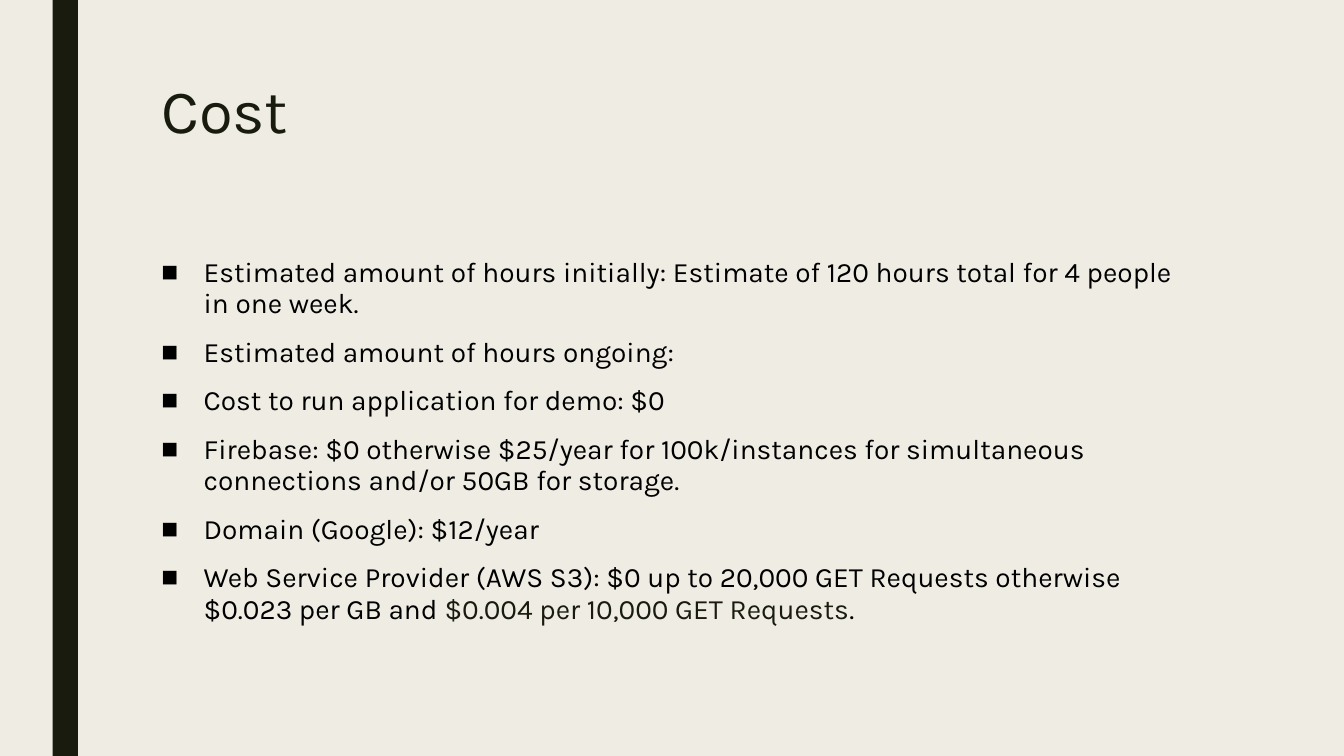
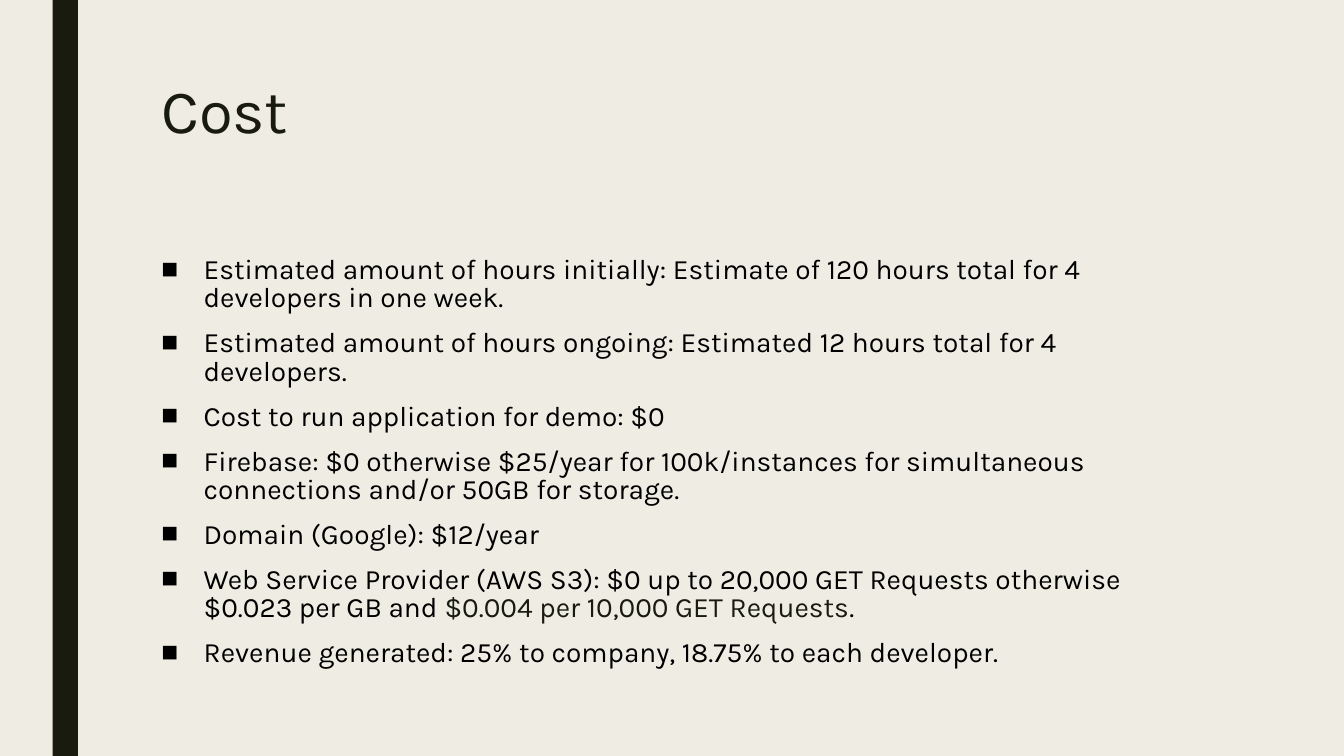
Before and after one commit to codeDeck-Learning-Tools/codeDeck, a slide deck: slide 10 of powerpoint/codeDeck.pptx. Drawn at 1344x756 pixels with LibreOffice and Linux fonts; fonts in the diff are those of the drawing. Boxes give left, top, right and bottom in pixels: in the first picture for what was removed or moved away, otherwise in the second. Text is boxed around its words. In the diff, an @@ line names an element or a change of style, - is before the commit and + after.

Commit message:
Resaved

```diff
--- a/powerpoint/codeDeck.pptx
+++ b/powerpoint/codeDeck.pptx
@@ text at bbox=[204, 259, 1080, 388]: text changed @@
-■ Estimated amount of hours initially: Estimate of 120 hours total for 4 people in one week.
-■ Estimated amount of hours ongoing:
+■ Estimated amount of hours initially: Estimate of 120 hours total for 4 developers in one week.
+■ Estimated amount of hours ongoing: Estimated 12 hours total for 4 developers.
@@ text at bbox=[204, 406, 1120, 624]: line spacing 0.94 to 0.84 @@
@@ text at bbox=[802, 643, 863, 663]: paragraph added @@
+■ Revenue generated: 25% to company, 18.75% to each developer.
```
